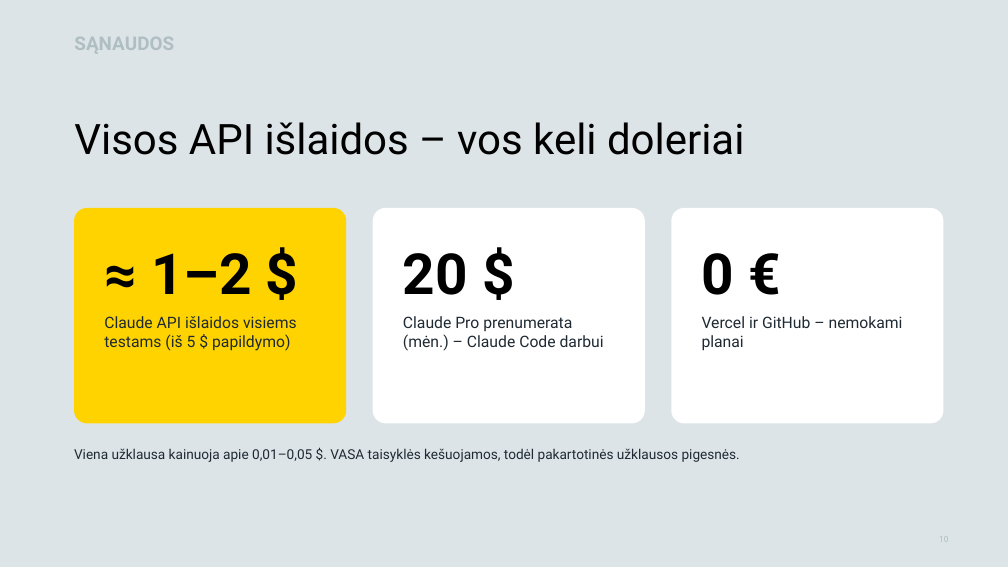
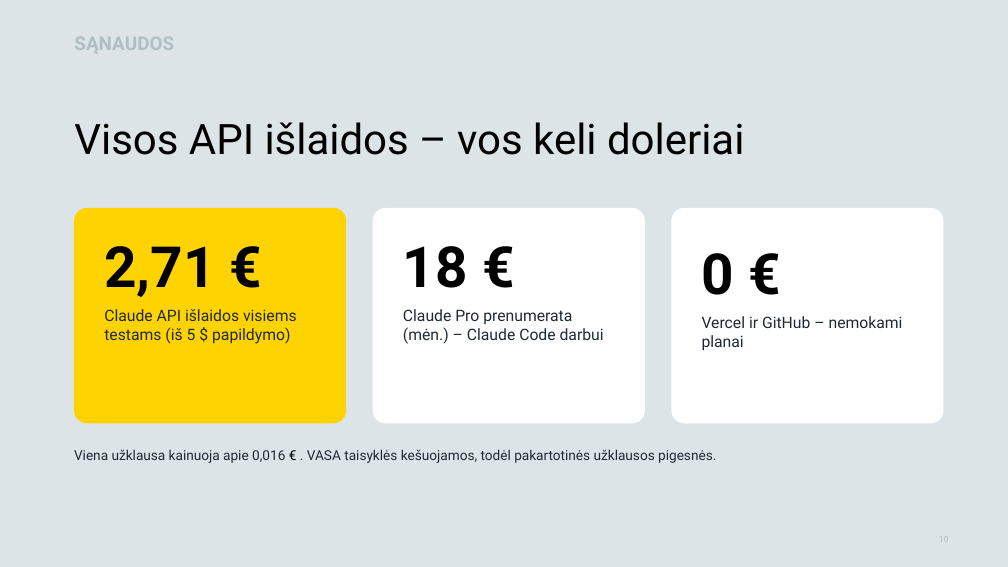
Before and after one commit to LejaKin/kur-mesti, a slide deck: slide 10 of pateikimui/AI web/Kur-mesti-pristatymas.pptx. Drawn at 1008x567 pixels with LibreOffice and Linux fonts; fonts in the diff are those of the drawing; background and template pictures are left out. Boxes give left, top, right and bottom in pixels: in the first picture for what was removed or moved away, otherwise in the second. Text is boxed around its words. In the diff, an @@ line names an element or a change of style, - is before the commit and + after.

```diff
--- a/pateikimui/AI web/Kur-mesti-pristatymas.pptx
+++ b/pateikimui/AI web/Kur-mesti-pristatymas.pptx
@@ text in rounded rectangle at (x1=104, y1=246, x2=215, y2=297): text changed @@
-≈ 1–2 $
+2,71 €
@@ text in rounded rectangle at (x1=403, y1=246, x2=468, y2=288): text changed @@
-20 $
+18 €
@@ text at (x1=74, y1=449, x2=716, y2=463): text changed @@
-Viena užklausa kainuoja apie 0,01–0,05 $. VASA taisyklės kešuojamos, todėl pakartotinės užklausos pigesnės.
+Viena užklausa kainuoja apie 0,016 € . VASA taisyklės kešuojamos, todėl pakartotinės užklausos pigesnės.
```
Also in this commit, not shown: 3 other slides changed.
